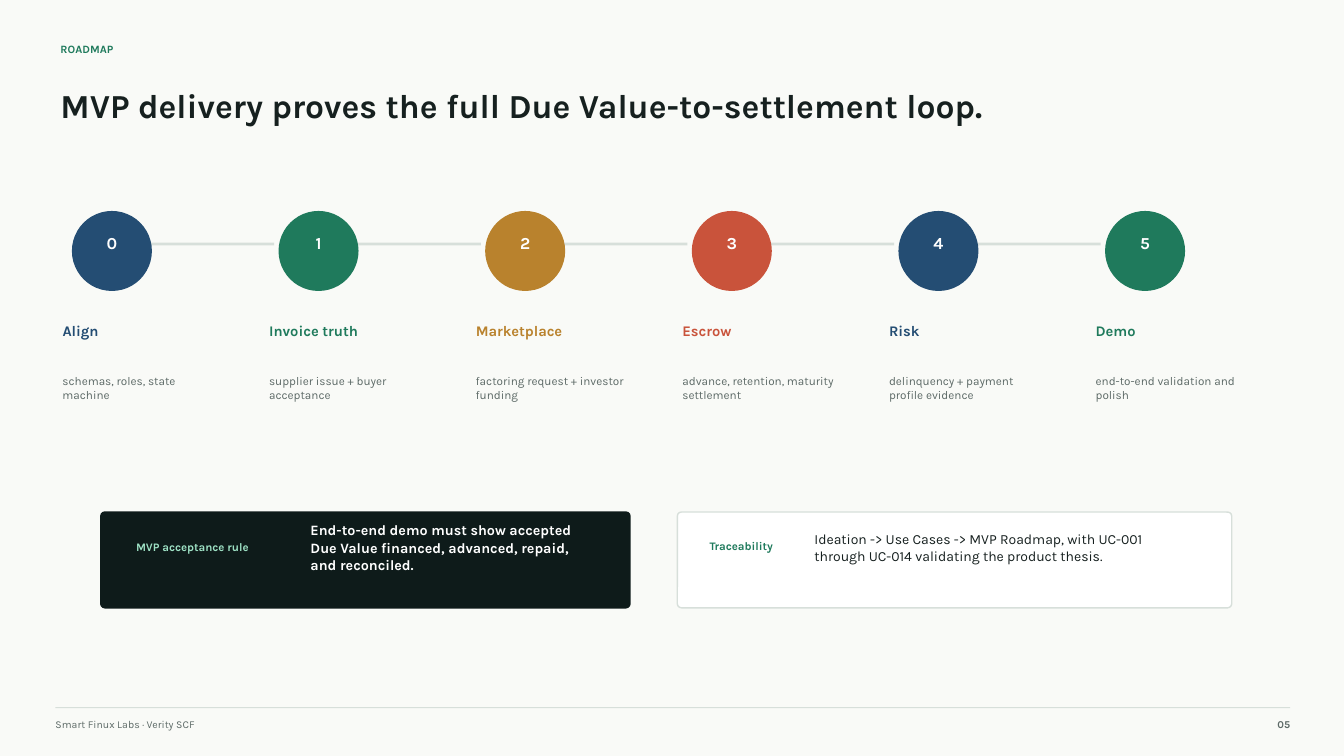
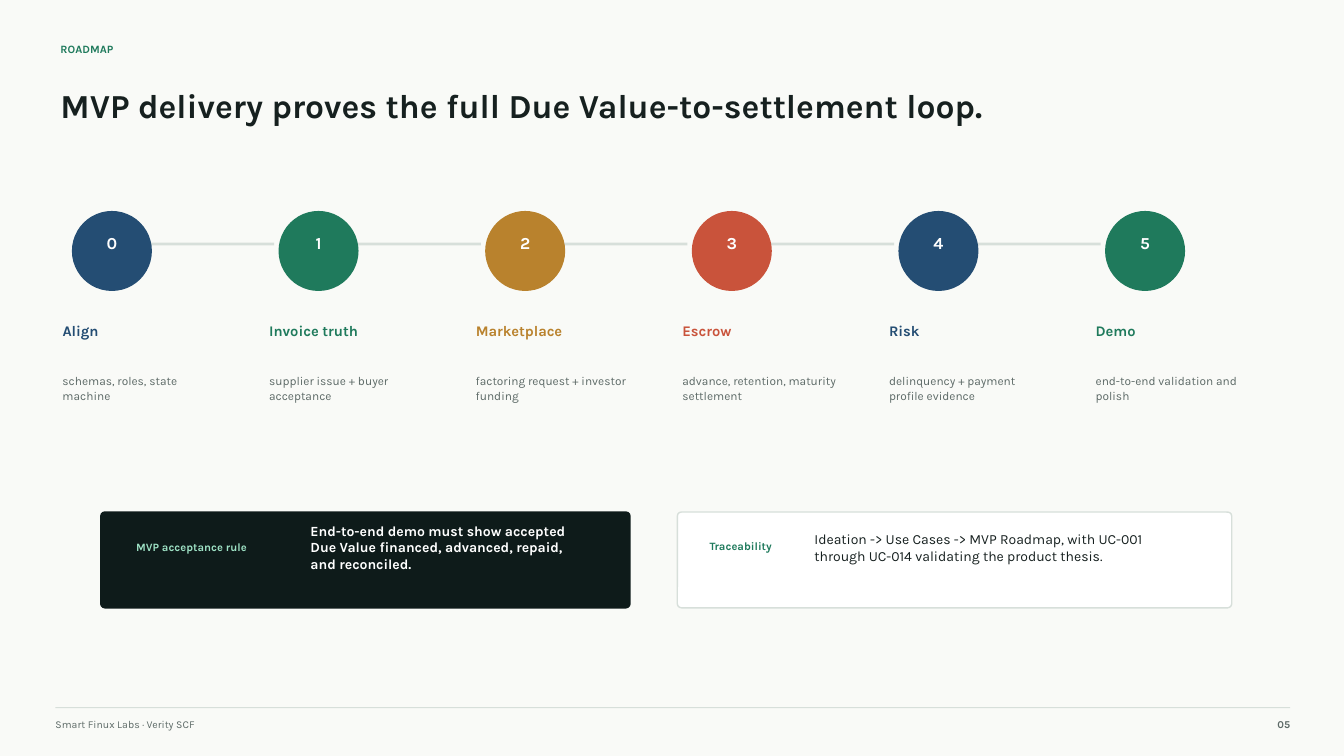
Before and after one commit to SmartFinuxLabs/SmartFinuxLabs.github.io, a slide deck: slide 5 of docs/Verity-Supply-Chain-Finance-Overview.pptx. Drawn at 1344x756 pixels with LibreOffice and Linux fonts; fonts in the diff are those of the drawing. Boxes give left, top, right and bottom in pixels: in the first picture for what was removed or moved away, otherwise in the second. Text is boxed around its words. In the diff, an @@ line names an element or a change of style, - is before the commit and + after.

```diff
--- a/docs/Verity-Supply-Chain-Finance-Overview.pptx
+++ b/docs/Verity-Supply-Chain-Finance-Overview.pptx
@@ size 8.4 to 8.5 pt in 6 elements at (x1=62, y1=377, x2=177, y2=400), (x1=269, y1=377, x2=388, y2=403), (x1=476, y1=377, x2=625, y2=403), (x1=682, y1=377, x2=836, y2=400), (x1=889, y1=377, x2=1015, y2=403), (x1=1096, y1=377, x2=1237, y2=403) @@
@@ text "MVP acceptance rule" at (x1=136, y1=543, x2=247, y2=554): size 8.2 to 8 pt @@
@@ text "End-to-end demo must show accepted ..." at (x1=310, y1=526, x2=565, y2=569): size 10.2 to 10 pt @@
@@ text "Traceability" at (x1=710, y1=542, x2=772, y2=553): size 8.2 to 8 pt @@
```
Also in this commit, not shown: 3 other slides changed, 1 other file.
